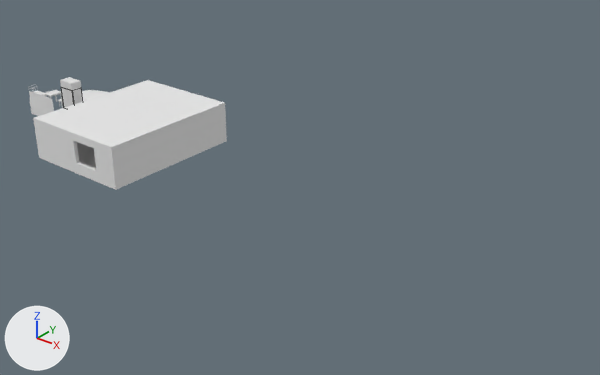
Before and after pictures for a commit that changed the Blender file Blender/Assets.blend.
One viewpoint serves both versions: a 50 mm lens placed at (35.1, -28.6, 19.0), pointed at (10.9, 1.6, 0.2). The lights are fixed; the arrows at lower left show +X, +Y and +Z. Mesh edges are drawn as thin lines on the coarser meshes.

In view in the first picture: 'PosterLarge', 'Room'.
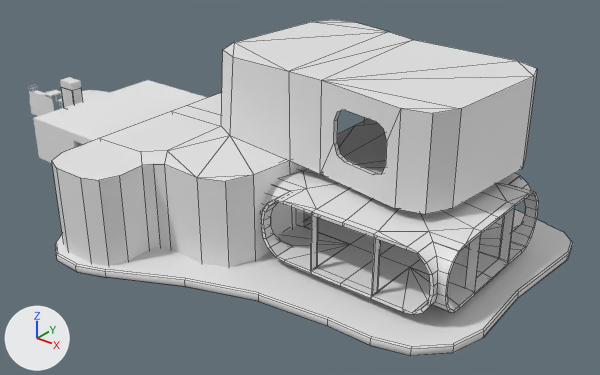
Boxes (x1, y1, x2, y2) around the edits, measured in the pictures (600 x 375 px):
'Cube.002', added
    after: (52, 20, 537, 268)
'Cube', added
    after: (261, 167, 538, 315)
'Cube.001', added
    after: (55, 210, 573, 356)

What changed in the scene script:
```text
Add me_cube_023:
    me_cube_023.from_pydata(...)  # 120 vertices, 111 faces; spans x -4.72..-0.06, y -4.43..-0.04, z -0.99..2.39
Add me_cube_024:
    me_cube_024.from_pydata(...)  # 100 vertices, 77 faces; spans x -4.6..15.4, y -0.8..18.3, z -1.0..-0.5
Add me_cube_025:
    me_cube_025.from_pydata(...)  # 280 vertices, 236 faces; spans x -12.4..5.5, y -4.8..12.2, z -4.3..4.3
Add ob_cube:
    ob_cube = bpy.data.objects.new('Cube', me_cube_023)
    ob_cube.location = (17.89, 0.04, 1.02)
    _m = ob_cube.modifiers.new('Mirror', 'MIRROR')
    _m.use_axis = (True, True, False)
    _m.merge_threshold = 0.5
Add ob_cube_001:
    ob_cube_001 = bpy.data.objects.new('Cube.001', me_cube_024)
    ob_cube_001.location = (8.59, -9.02, 0.16)
Add ob_cube_002:
    ob_cube_002 = bpy.data.objects.new('Cube.002', me_cube_025)
    ob_cube_002.location = (16.67, 2.08, 3.61)
    ob_cube_002.rotation_euler = (0.0, 0.0, 1.476)  # degrees (0, 0, 85)
```
